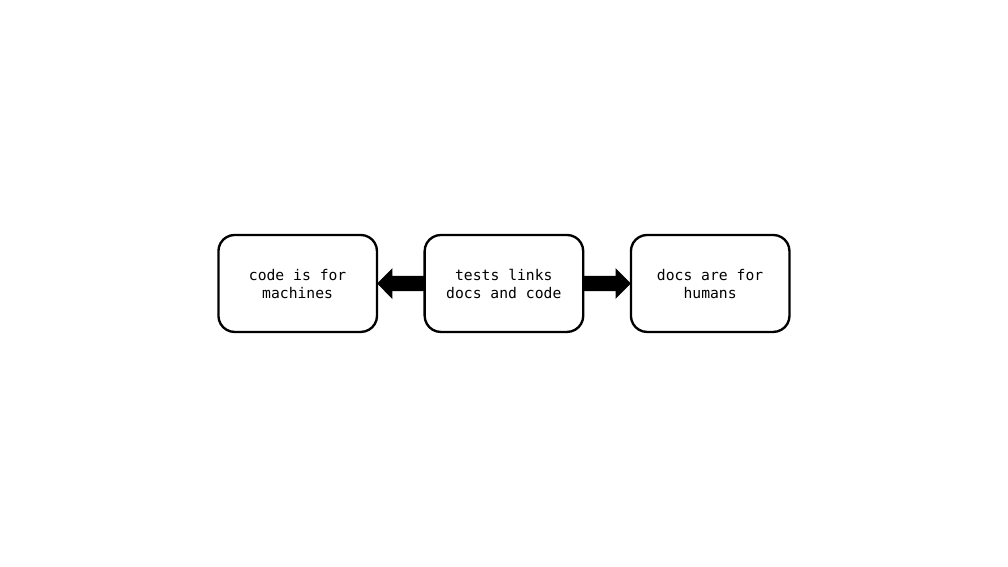
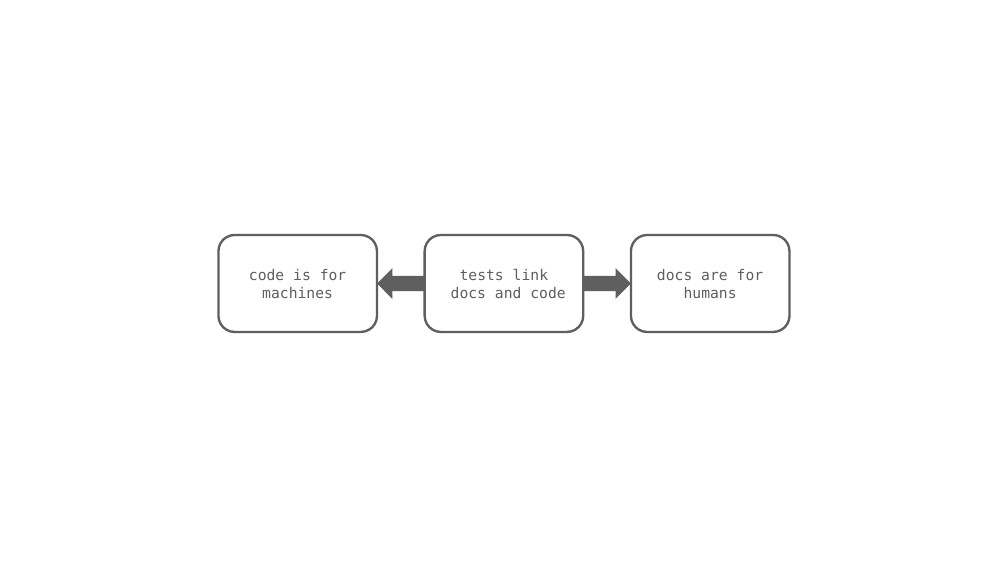
Before and after one commit to sonntagsgesicht/auxilium, a slide deck: slide 1 of doc/pix/pix.pptx. Drawn at 1008x567 pixels with LibreOffice and Linux fonts; fonts in the diff are those of the drawing. Boxes give left, top, right and bottom in pixels: in the first picture for what was removed or moved away, otherwise in the second. Text is boxed around its words. In the diff, an @@ line names an element or a change of style, - is before the commit and + after.

```diff
--- a/doc/pix/pix.pptx
+++ b/doc/pix/pix.pptx
@@ rounded rectangle "code is for machines" at box(219, 235, 377, 332): text colour #000000 to #5F5F5F; outline #000000 2.25 pt to #5F5F5F 2.25 pt @@
@@ rounded rectangle "tests link" at box(425, 235, 584, 332): outline #000000 2.25 pt to #5F5F5F 2.25 pt @@
@@ rounded rectangle "docs are for humans" at box(631, 235, 790, 332): text colour #000000 to #5F5F5F; outline #000000 2.25 pt to #5F5F5F 2.25 pt @@
@@ left right arrow at box(377, 268, 631, 299): fill #000000 to #5F5F5F @@
@@ text in rounded rectangle at box(451, 268, 565, 298): text changed; text colour #000000 to #5F5F5F @@
-tests links docs and code
+tests link
+docs and code
```
Also in this commit, not shown: 2 slides added, 7 other files.
